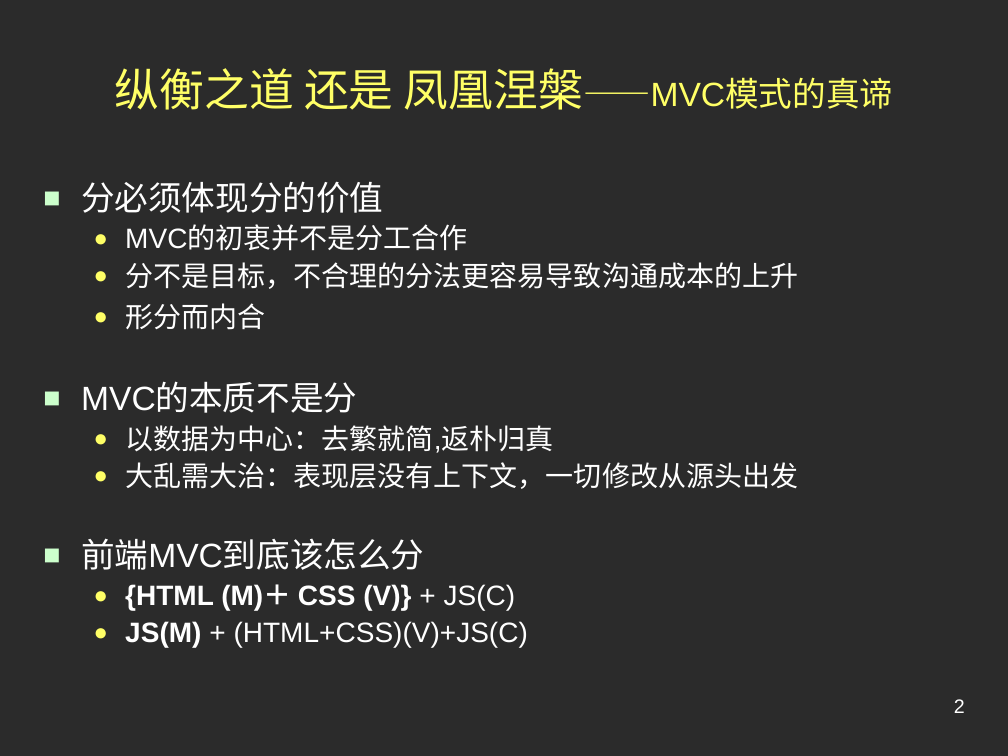
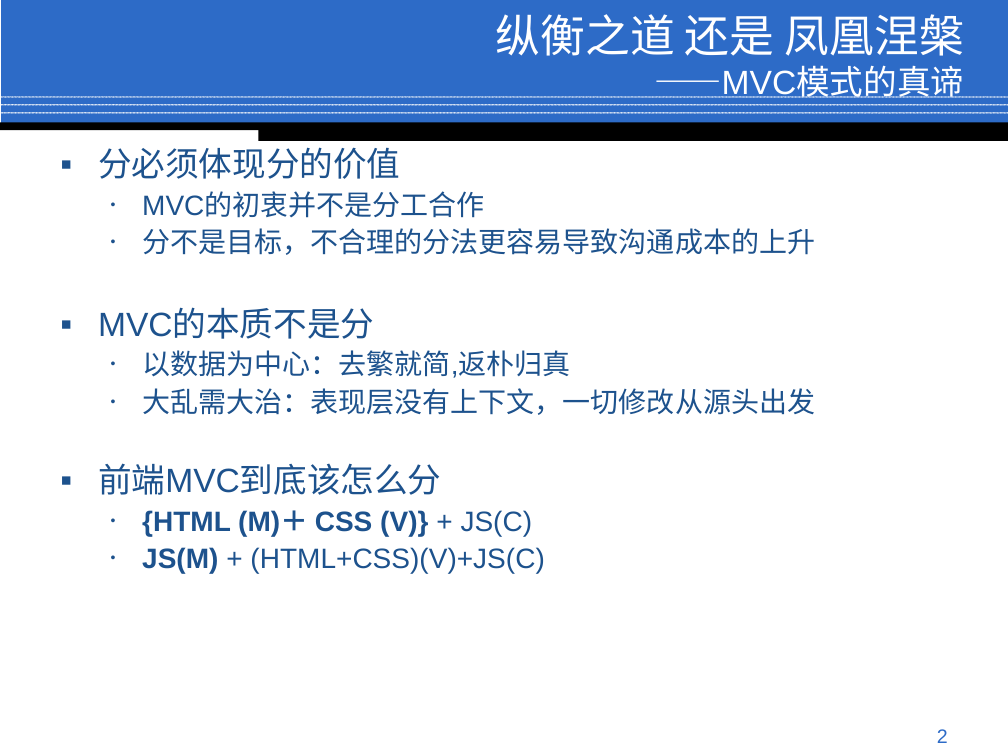
Before and after one commit to conzi/lite, a slide deck: slide 2 of Lite/web/doc/Preview.ppt. Drawn at 1008x756 pixels with LibreOffice and Linux fonts; fonts in the diff are those of the drawing; background and template pictures are left out; a plain dark background stands for a picture behind light text. Boxes give left, top, right and bottom in pixels: in the first picture for what was removed or moved away, otherwise in the second. Text is boxed around its words. In the diff, an @@ line names an element or a change of style, - is before the commit and + after.

```diff
--- a/Lite/web/doc/Preview.ppt
+++ b/Lite/web/doc/Preview.ppt
@@ rectangle added at [1, 0, 1008, 124], fill #2D6BC7 @@
@@ title at [496, 14, 964, 98]: text changed; text colour #FFFF66 to #FFFFFF @@
-纵衡之道 还是 凤凰涅槃——MVC模式的真谛
+纵衡之道 还是 凤凰涅槃
+——MVC模式的真谛
@@ line added from (0, 97) to (1008, 97), #FFFFFF 0.99 pt @@
@@ line added from (0, 105) to (1008, 105), #FFFFFF 0.99 pt @@
@@ line added from (0, 113) to (1008, 113), #FFFFFF 0.99 pt @@
@@ rectangle added at [0, 122, 1008, 130], fill #000000 @@
@@ text "分必须体现分的价值": place and size @@
-text "分必须体现分的价值" at [81, 181, 798, 647]
+text "分必须体现分的价值" at [98, 147, 815, 573]
@@ text "分必须体现分的价值" at [98, 147, 815, 573]: text colour #FFFFFF to #1D528D; bullet ■ to ▪; bullet colour #CCFFCC to #1D528D; bullet ● to •; bullet colour #FFFF66 to #1D528D @@
@@ rectangle added at [258, 125, 1008, 141], fill #000000 @@
@@ text at [125, 303, 265, 330]: paragraph removed @@
-  ● 形分而内合
@@ page number: place and size @@
-page number at [954, 699, 965, 713]
+page number at [937, 729, 948, 743]
@@ page number at [937, 729, 948, 743]: text colour #FFFFFF to #2D6BC7 @@
```
Also in this commit, not shown: 10 other slides changed, 2 slides added, 1 slide removed.
